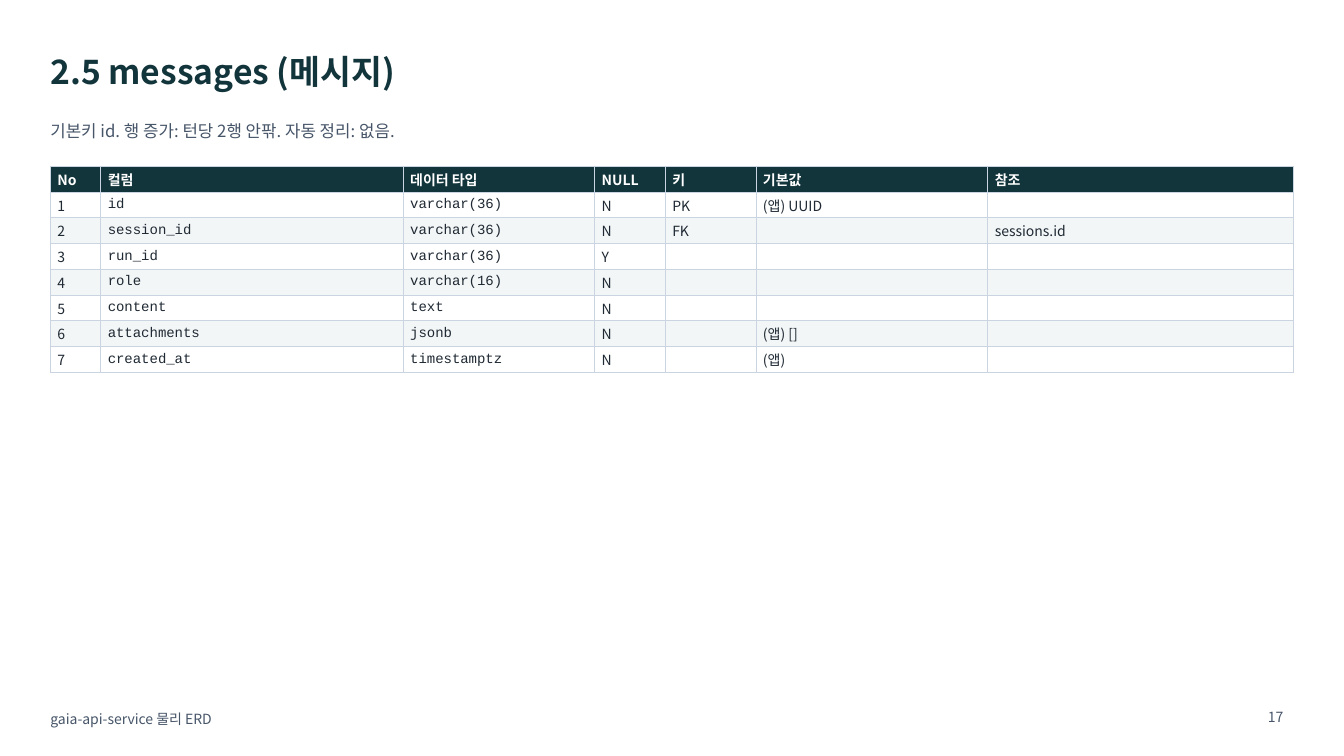
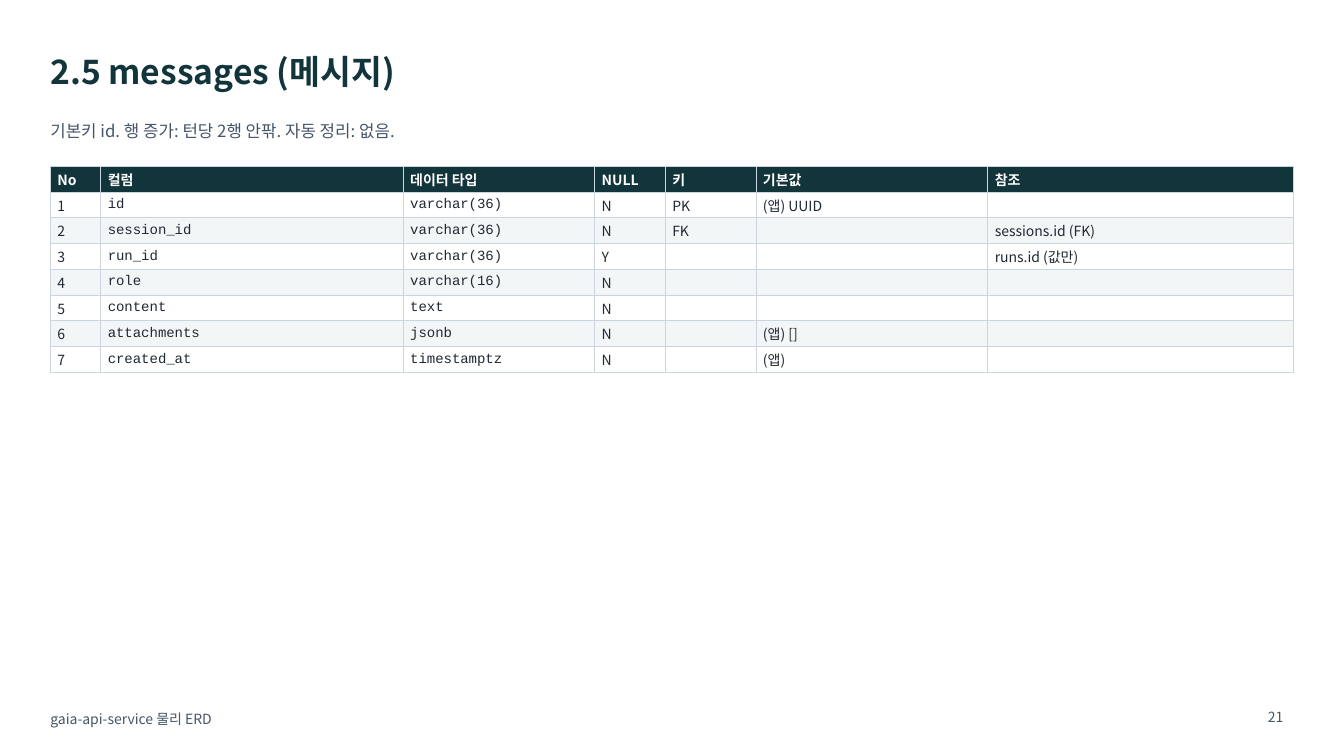
Before and after one commit to KimHwaJin/pr-agentic-service, a slide deck: slide 21 of docs/deliverables/05-erd-physical.pptx (slide 17 before the commit). Drawn at 1344x756 pixels with LibreOffice and Linux fonts; fonts in the diff are those of the drawing. Boxes give left, top, right and bottom in pixels: in the first picture for what was removed or moved away, otherwise in the second. Text is boxed around its words. In the diff, an @@ line names an element or a change of style, - is before the commit and + after.

```diff
--- a/docs/deliverables/05-erd-physical.pptx
+++ b/docs/deliverables/05-erd-physical.pptx
@@ table at (x1=50, y1=166, x2=1294, y2=372) @@
-row 3, column 7: sessions.id
+row 3, column 7: sessions.id (FK)
-row 4, column 7: 
+row 4, column 7: runs.id (값만)
@@ page number at (x1=1268, y1=711, x2=1284, y2=722): text changed @@
-17
+21
```
Also in this commit, not shown: 24 other slides changed, 4 slides added, 8 other files.
